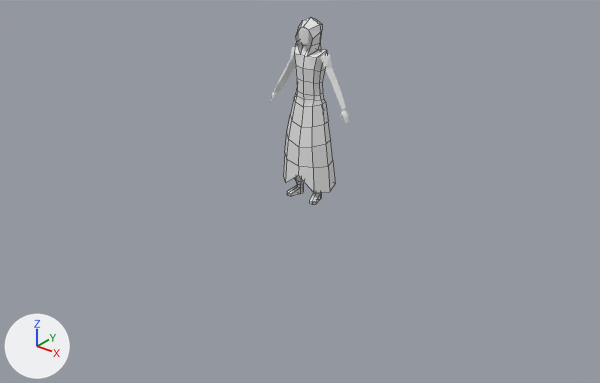
The Blender file salemstalker/Assets/3D/charatermodel/cultist.blend, before and after one commit.
Before and after are seen from a 50 mm camera at (4.95, -6.34, 3.94) aimed at (0.15, -0.34, 0.22). Arrows for +X, +Y and +Z are at lower left; the lights stay in place. Mesh edges are drawn as thin lines on the coarser meshes.
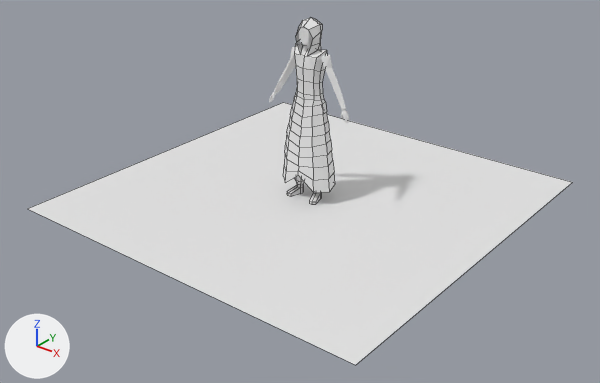
Boxes [x1, y1, x2, y2] around the edits, measured in the pictures (600 x 383 px):
```json
{"object": "Plane.001", "change": "added", "after": [28, 102, 572, 365]}
{"part": 1, "of": "me_cube_002", "change": "built on", "before": [283, 102, 335, 193], "after": [283, 102, 335, 193]}
```

The change, as JSON lines over the scene's bpy script:
```json
{"block": "me_cube_002", "where": "# used by ob_cube; location = (-0.001, 0.047, 1.387)"}
{"op": "remove", "block": "me_cube_002", "code": "me_cube_002.from_pydata(...)  # 235 vertices, 220 faces; spans x -0.32..0.32, y -0.23..0.13, z -1.38..0.53"}
{"op": "add", "block": "me_cube_002", "code": "me_cube_002.from_pydata(...)  # 267 vertices, 252 faces; spans x -0.32..0.32, y -0.23..0.13, z -1.38..0.53"}
{"block": "me_cube_002", "change": "me_cube_002 part 1"}
{"block": "me_cube_002", "change": "32 faces are deleted"}
{"block": "me_cube_002", "change": "32 vertices are added at x -0.3..0.3, y -0.23..0.13, z -1.1..-0.41"}
{"block": "me_cube_002", "change": "64 new faces join them, mat_body (its picture is missing)"}
{"op": "add", "block": "me_plane_001", "code": ["me_plane_001 = bpy.data.meshes.new('Plane.001')", "me_plane_001.from_pydata([(-1.0, -1.0, 0.0), (1.0, -1.0, 0.0), (-1.0, 1.0, 0.0), (1.0, 1.0, 0.0)], [], [(0, 1, 3, 2)])"]}
{"op": "add", "block": "ob_plane_001", "code": ["ob_plane_001 = bpy.data.objects.new('Plane.001', me_plane_001)", "ob_plane_001.location = (0.0, 0.0, 0.0)", "ob_plane_001.scale = (2.08, 2.08, 2.08)"]}
```
